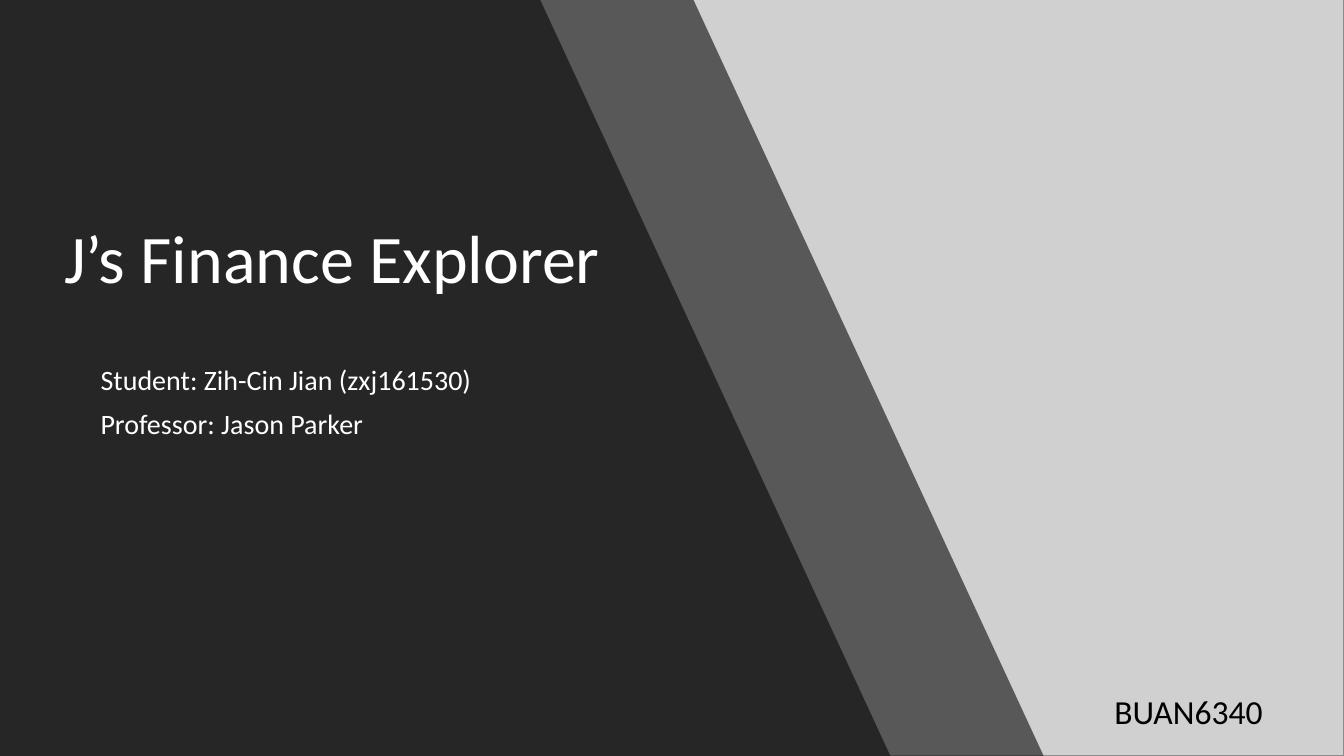
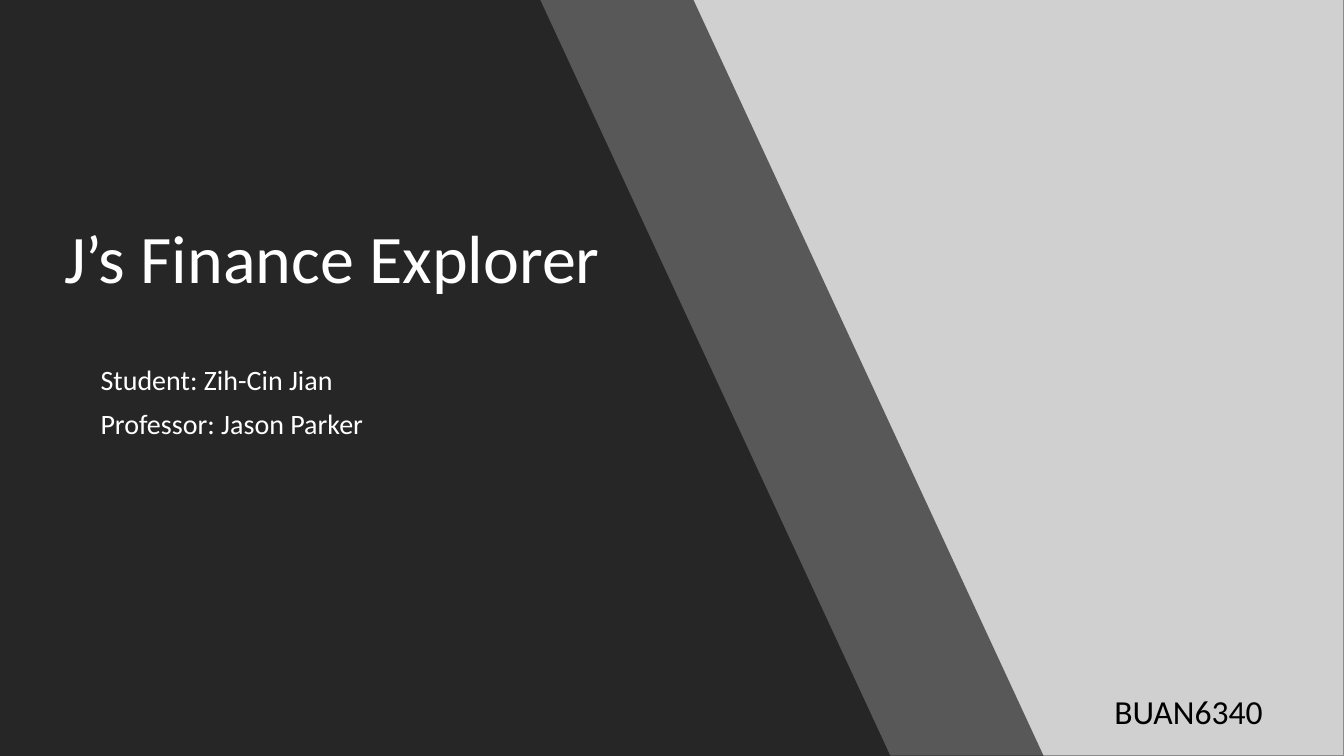
Before and after one commit to tzyychin/BUAN6340_Programming_for_Data_Science, a slide deck: slide 1 of Final_Project_Py/5-min Slides.pptx. Drawn at 1344x756 pixels with LibreOffice and Linux fonts; fonts in the diff are those of the drawing; grey boxes stand for pictures. Boxes give left, top, right and bottom in pixels: in the first picture for what was removed or moved away, otherwise in the second. Text is boxed around its words. In the diff, an @@ line names an element or a change of style, - is before the commit and + after.

```diff
--- a/Final_Project_Py/5-min Slides.pptx
+++ b/Final_Project_Py/5-min Slides.pptx
@@ subtitle at <box>101,370,332,390</box>: text changed @@
-Student: Zih-Cin Jian (zxj161530)
+Student: Zih-Cin Jian
```
Also in this commit, not shown: 1 other file.
